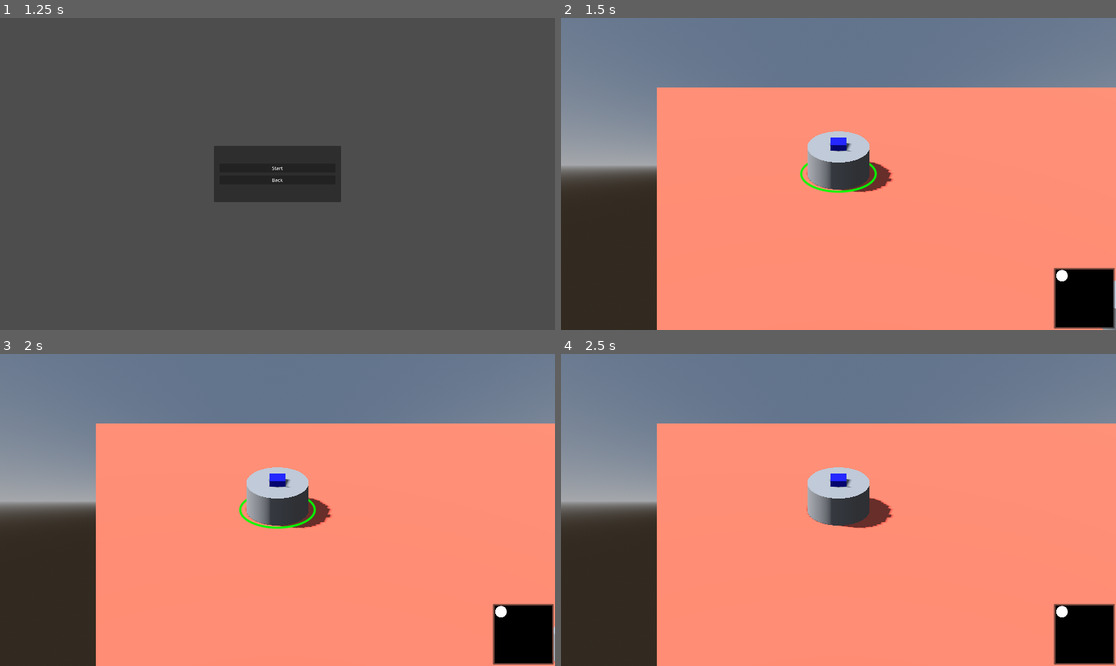
Above: before the commit, frames 1-4 (two rows, left to right).
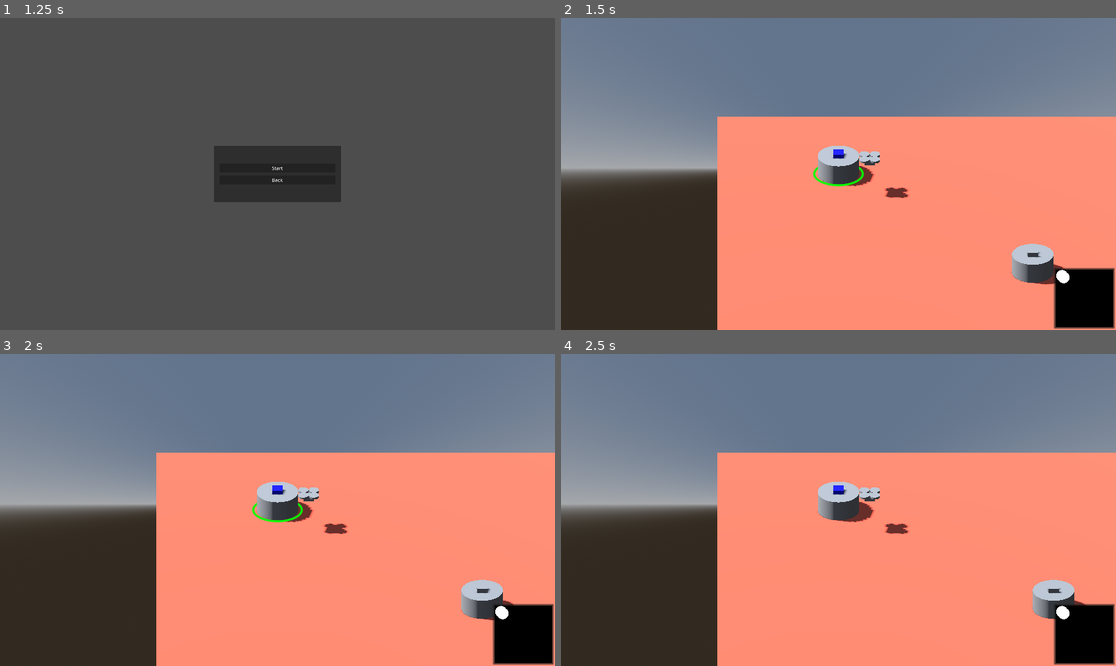
Above: after the commit, the same moments.

Repository: natelindev/command-horizon
Game: Godot game, scene res://source/Main.tscn
The game is run twice, just before and just after one commit, with the same random seed, the same clock (stepped at 60 frames per second) and the same inputs.
Inputs (mouse positions are in pixels of both pictures, inside the frame that each line leads up to):
- Up to frame 1 (1.25 s): click "Play" at 0.5 s
- Up to frame 2 (1.5 s): click "Start" at 1.25 s
- Up to frame 3 (2 s): no input
- Up to frame 4 (2.5 s): move the mouse to (960, 494) at 2.02 s; click (960, 494) at 2.17 s

Frame 1 is identical in both runs. In frame 2, 19% of the frame differs, in the area x 0-100%, y 22-100%; in frame 3, 18%; in frame 4, 18%.

Commit message:
Add 'Drone' unit to match

Diff:
--- a/source/match/Match.gd
+++ b/source/match/Match.gd
@@ -1,6 +1,7 @@
 extends Node3D
 
 const CommandCenter = preload("res://source/match/units/CommandCenter.tscn")
+const Drone = preload("res://source/match/units/Drone.tscn")
 
 @export var settings: Resource = null
 
@@ -45,18 +46,29 @@
 func _spawn_initial_player_units():
 	var spawn_points = find_child("SpawnPoints").get_children()
 	for player_id in range(settings.players.size()):
-		var command_center = CommandCenter.instantiate()
-		command_center.color = settings.players[player_id].color
-		command_center.global_transform = spawn_points[player_id].global_transform
-		command_center.add_to_group("units")
-		command_center.add_to_group("player_{0}_units".format([player_id]))
-		if player_id == controlled_player_id:
-			command_center.add_to_group("controlled_units")
-		else:
-			command_center.add_to_group("adversary_units")
-		if player_id in visible_player_ids:
-			command_center.add_to_group("revealed_units")
-		add_child(command_center)
+		_spawn_unit(
+			CommandCenter.instantiate(), spawn_points[player_id].global_transform, player_id
+		)
+		_spawn_unit(
+			Drone.instantiate(),
+			spawn_points[player_id].global_transform.translated(Vector3(3, 3, 3)),
+			player_id
+		)
+
+
+func _spawn_unit(unit, transform, player_id):
+	unit.color = settings.players[player_id].color
+	unit.global_transform = transform
+	unit.add_to_group("units")
+	unit.add_to_group("player_{0}_units".format([player_id]))
+	if player_id == controlled_player_id:
+		unit.add_to_group("controlled_units")
+	else:
+		unit.add_to_group("adversary_units")
+	if player_id in visible_player_ids:
+		unit.add_to_group("revealed_units")
+	# TODO: auto-align position to navigation
+	add_child(unit)
 
 
 func _move_camera_to_controlled_player_spawn_point():
--- a/source/match/Match.tscn
+++ b/source/match/Match.tscn
@@ -75,7 +75,7 @@
 transform = Transform3D(1, 0, 0, 0, 0.866025, 0.5, 0, -0.5, 0.866025, 49.5996, 12.4465, 65.9216)
 projection = 1
 current = true
-size = 20.0
+size = 30.0
 script = ExtResource("1_qb2ry")
 size_max = 60
 bounding_planes = [Plane(1, 0, 0, 0), Plane(-1, 0, 0, -100), Plane(0, 0, 1, 0), Plane(0, 0, -1, -100)]
--- /dev/null
+++ b/source/match/units/Drone.gd
@@ -0,0 +1,5 @@
+extends Area3D
+
+const SIGHT_RANGE = 10.0
+
+var color = null
--- a/source/match/units/Drone.tscn
+++ b/source/match/units/Drone.tscn
@@ -1,5 +1,6 @@
-[gd_scene load_steps=6 format=3 uid="uid://0gow0ughqu8u"]
+[gd_scene load_steps=7 format=3 uid="uid://0gow0ughqu8u"]
 
+[ext_resource type="Script" path="res://source/match/units/Drone.gd" id="1_5qo4j"]
 [ext_resource type="PackedScene" uid="uid://cgsi062w5fjia" path="res://source/match/units/traits/Highlight.tscn" id="1_44soy"]
 [ext_resource type="PackedScene" uid="uid://3c1h14nqdumt" path="res://source/match/units/traits/Selection.tscn" id="2_5w4nl"]
 
@@ -12,9 +13,8 @@
 [sub_resource type="BoxShape3D" id="BoxShape3D_ft1up"]
 size = Vector3(2, 0.6, 2)
 
-[node name="Drone" type="CharacterBody3D"]
-motion_mode = 1
-platform_floor_layers = 4278190080
+[node name="Drone" type="Area3D"]
+script = ExtResource("1_5qo4j")
 
 [node name="Meshes" type="Node3D" parent="."]
 transform = Transform3D(1, 0, 0, 0, 1, 0, 0, 0, 1, 0, 0.25, 0)
Not shown: 2 places in source/match/units/CommandCenter.tscn that only renumber resources
